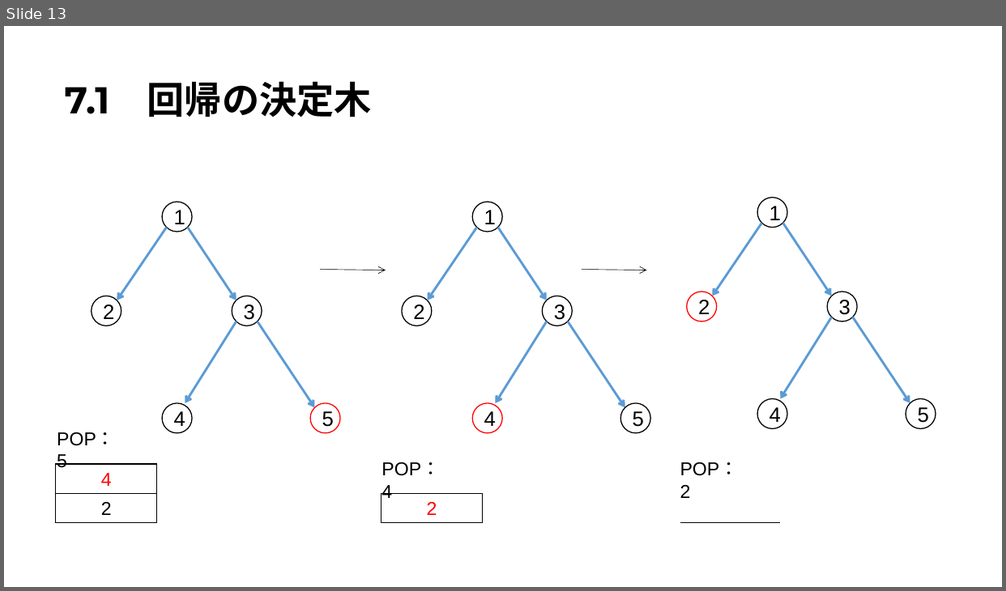
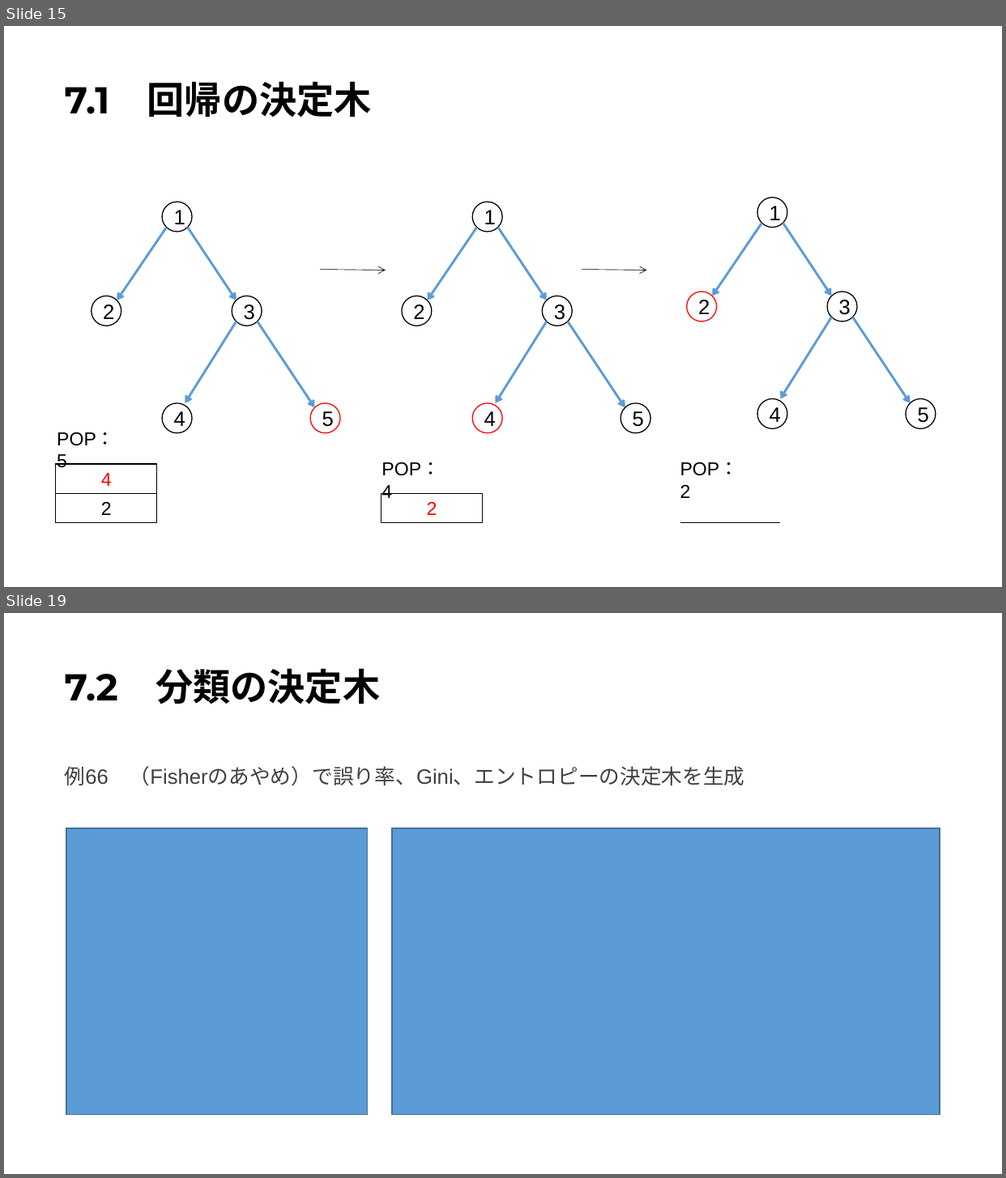
Before and after one commit to Harrry1206/-Graduation-research2, a slide deck: 第7章決定木.pptx. Shown one above the other, each under a label of ours: slide 13 before the commit, slides 15 and 19 after it; the slides between them are not shown. The pictures are 1006x591 and 1006x1178 pixels, drawn with LibreOffice and Linux fonts; fonts in the diff are those of the drawing. Boxes give left, top, right and bottom in pixels: in the first picture for what was removed or moved away, otherwise in the second. Text is boxed around its words. In the diff, an @@ line names an element or a change of style, - is before the commit and + after.

```diff
--- a/第7章決定木.pptx
+++ b/第7章決定木.pptx
@@ slide 19 added at (4, 613, 1002, 1174), background #FFFFFF @@
@@ title added at (65, 668, 380, 705), 36 pt, text #000000, bold @@
+7.2 分類の決定木
@@ text added at (65, 766, 745, 786), 20 pt, text #404040 @@
+例66 （Fisherのあやめ）で誤り率、Gini、エントロピーの決定木を生成
@@ rectangle added at (66, 828, 367, 1114), fill #5B9BD5, outline #43739E 1 pt @@
@@ rectangle added at (393, 828, 940, 1114), fill #5B9BD5, outline #43739E 1 pt @@
@@ what was slide 13 is now slide 15 @@
```
Also in this commit, not shown: 3 slides changed, 9 other slides added.
